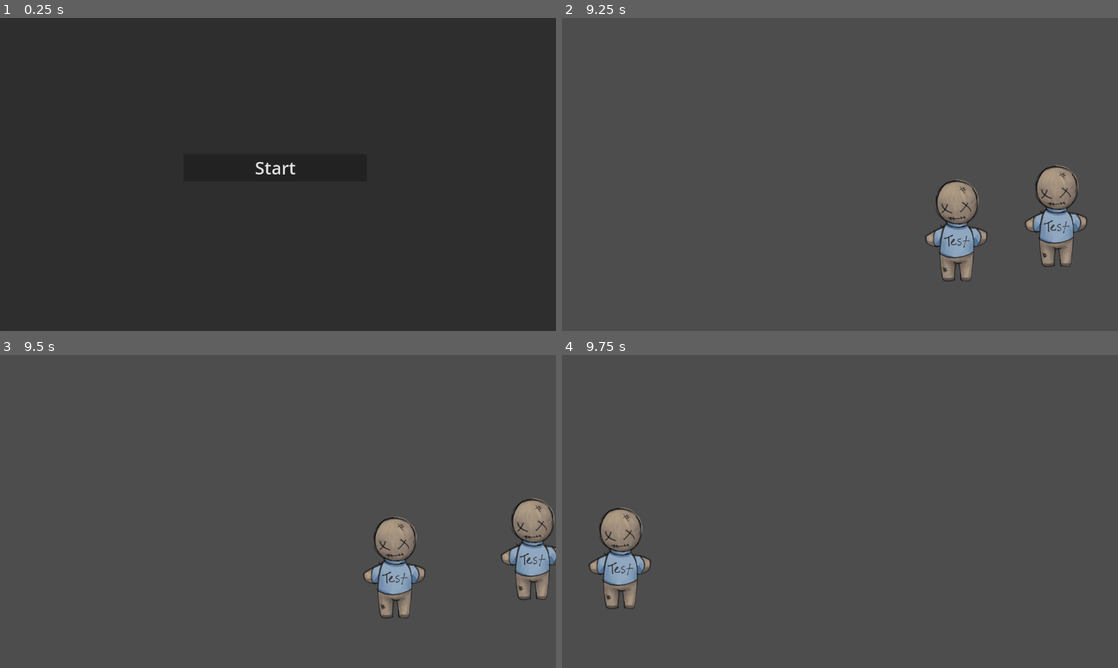
Above: before the commit, frames 1-4 (two rows, left to right).
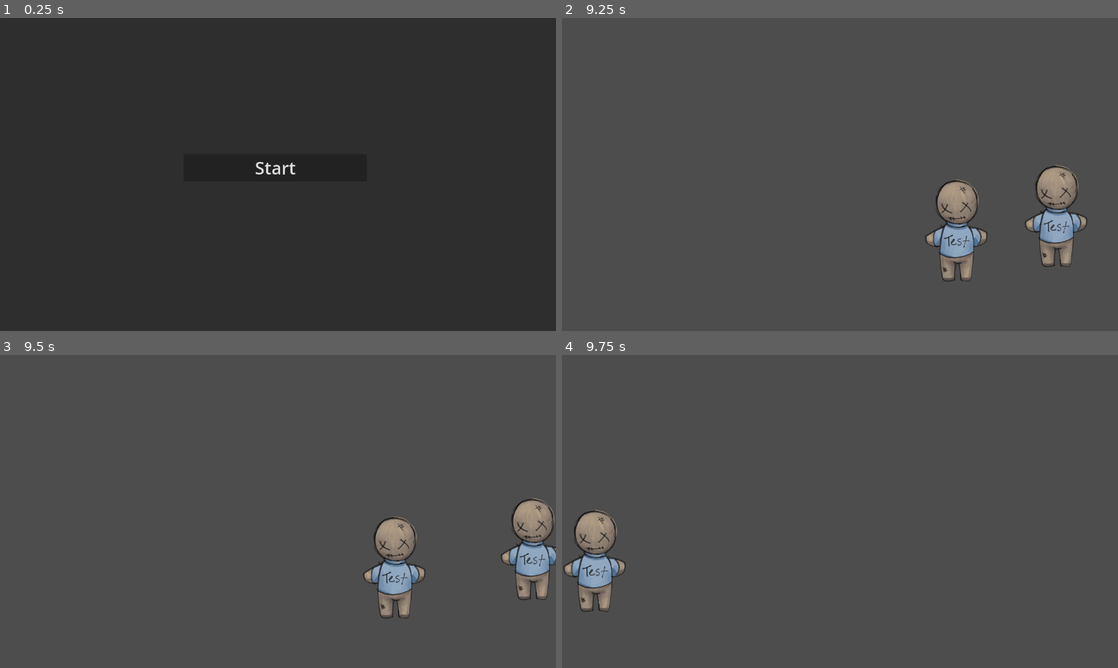
Above: after the commit, the same moments.

Repository: straysailor/toybox-gamejam-2025
Game: Godot game, scene res://scenes/main_menu.tscn
Same seed, same stepped clock (60 frames per second), same inputs: the game is played once before the commit and once after it.
Inputs:
- Up to frame 1 (0.25 s): no input
- Up to frame 2 (9.25 s): click "Start" at 0.5 s; tap Enter (ui_accept) at 1.25, 1.52, 2.27, 3.77, 4.52, 5, 5.27, 6.5, 7.52, 8.27, 9.02 s; hold W (interact) 1.28-2.03 s; hold Right (ui_right) 1.28-2.78 s; tap W (interact) at 2.1, 3.6, 5.1, 7.35, 8.85 s; hold W (interact) 2.78-3.53 s; hold Left (ui_left) 2.78-5.03 s; hold W (interact) 4.28-5.03 s; hold Right (ui_right) 5.03-5.75 s; click "Start" at 5.75 s; hold W (interact) 6.53-7.28 s; hold Right (ui_right) from 6.53 s (still down); hold W (interact) 8.03-8.78 s
- Up to frame 3 (9.5 s): keep holding Right (ui_right)
- Up to frame 4 (9.75 s): release Right (ui_right) at 9.53 s; hold Left (ui_left) from 9.53 s (still down); hold W (interact) from 9.53 s (still down)

Frames 1-3 are identical in both runs. In frame 4, 3.0% of the frame differs, in the area x 0-16%, y 48-82%.

Commit message:
Attached player_input.gd to player scene reference rather than just one player instance.

Diff:
--- a/scenes/player.tscn
+++ b/scenes/player.tscn
@@ -1,6 +1,7 @@
-[gd_scene load_steps=5 format=3 uid="uid://ckudr8chj1kgo"]
+[gd_scene load_steps=6 format=3 uid="uid://ckudr8chj1kgo"]
 
 [ext_resource type="Texture2D" uid="uid://hsuoqaru7h6q" path="res://assets/TestDummy1.png" id="1_4flbx"]
+[ext_resource type="Script" uid="uid://dtuu2sjmyewwm" path="res://scripts/player_input.gd" id="1_g2els"]
 
 [sub_resource type="AtlasTexture" id="AtlasTexture_onrkg"]
 atlas = ExtResource("1_4flbx")
@@ -23,6 +24,7 @@
 
 [node name="Player" type="CharacterBody2D"]
 z_index = 5
+script = ExtResource("1_g2els")
 
 [node name="AnimatedSprite2D" type="AnimatedSprite2D" parent="."]
 sprite_frames = SubResource("SpriteFrames_i3pqv")
